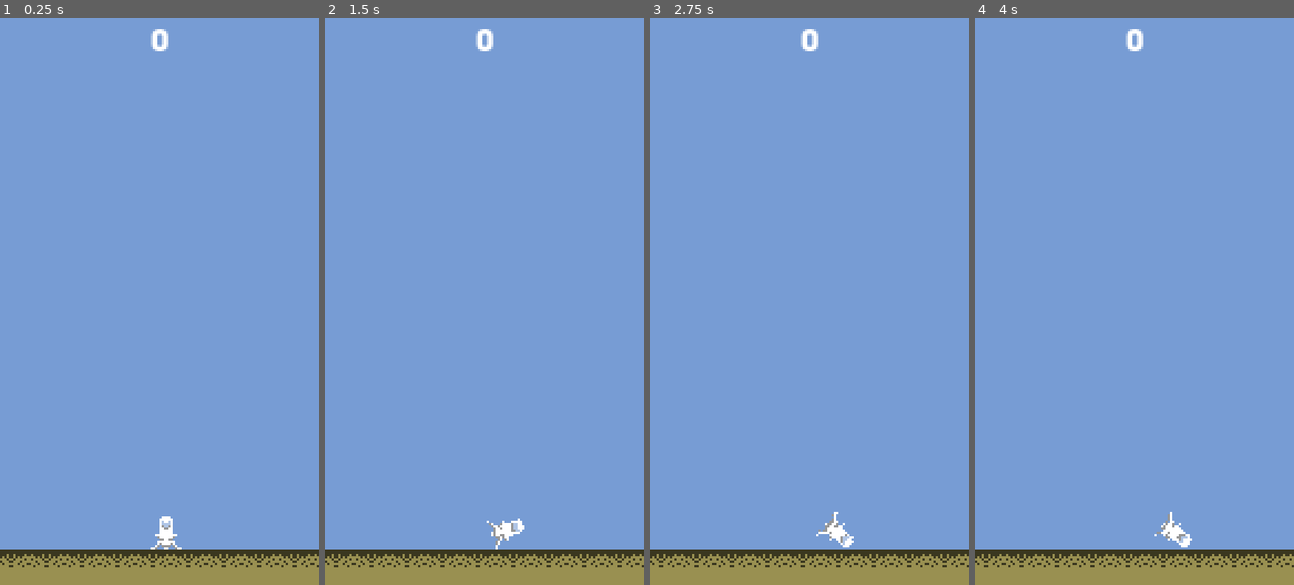
Above: before the commit, frames 1-4 (left to right).
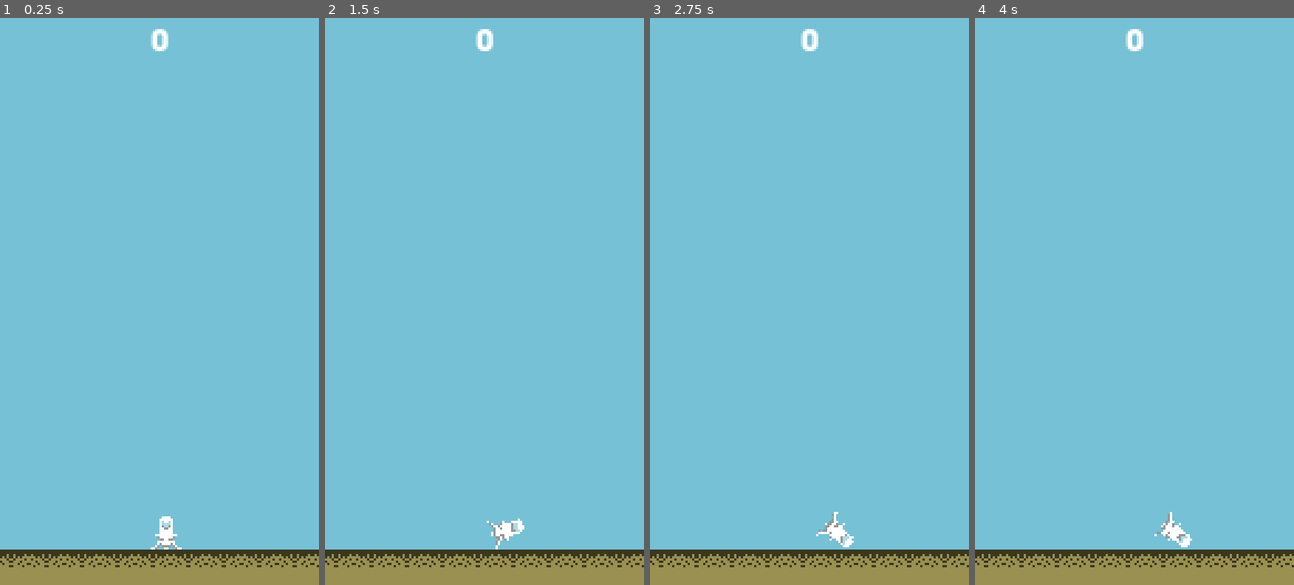
Above: after the commit, the same moments.

Repository: OddvarLookus/PlanetRush
Game: Godot game, scene res://Scenes/GameScene.tscn
Same seed, same stepped clock (60 frames per second), same inputs: the game is played once before the commit and once after it. The project has no main scene, so this scene is started directly.
Inputs:
- Up to frame 1 (0.25 s): no input
- Up to frame 2 (1.5 s): tap Enter at 0.5 s; hold D (right) 0.53-1.28 s; hold A (left) from 1.28 s (still down)
- Up to frame 3 (2.75 s): release A (left) at 2.03 s; hold D (right) from 2.03 s (still down)
- Up to frame 4 (4 s): release D (right) at 2.78 s; hold W (accelerate) 2.78-3.53 s; hold A (left) from 3.53 s (still down)

The runs differ from the first frame. In frame 1, 93% of the frame differs, in the area x 0-100%, y 0-94%; in frame 2, 93%; in frame 3, 93%; in frame 4, 93%.

Commit message:
added alien birds

Diff:
--- /dev/null
+++ b/Data/BG/BackgroundShader.shader
@@ -0,0 +1,20 @@
+shader_type canvas_item;
+render_mode blend_mix;
+
+uniform sampler2D palette;
+uniform vec2 worldPos;
+uniform float max_height;
+uniform float window_height;
+
+void fragment()
+{
+
+	float cam_height = -worldPos.y - 256.0/2.0;
+	//vec4 col = vec4(cam_height / 1000.0, 0, 0, 1);
+
+	float normalized_height = cam_height / max_height;
+	float uv_window = (1.0 - UV.y) * (1.0 / 16.0) * window_height;
+	vec4 real_col = texture(palette, vec2(((1.0/16.0) * normalized_height) + (1.0/32.0) + uv_window,0.5));
+
+	COLOR = real_col;
+}
--- a/Data/Hazards/HazardsSpawner.gd
+++ b/Data/Hazards/HazardsSpawner.gd
@@ -1,7 +1,7 @@
 extends Node
 class_name HazardSpawner
 
-export (PackedScene) var asteroid
+export (PackedScene) var hazard_to_spawn
 export (NodePath) var player_path
 export (float, 256, 1000) var max_vertical_spawn_dist
 
@@ -24,20 +24,21 @@
 func start_spawning():
 	spawn_timer.start()
 
-
-	pass
-
 func stop_spawning():
 
 	pass
 
+func spawn():
+	randomize()
+	var hazard : Hazard = hazard_to_spawn.instance()
+	hazard.set_player_ref(player)
+	hazard_container.add_child(hazard)
+	hazard.start()
+	#hazard.position = Vector2(rand_range(0,144), player.position.y - rand_range(260, max_vertical_spawn_dist))
+
 
 
 func _on_spawn_timer_timeout() -> void:
-	randomize()
-	var hazard : Hazard = asteroid.instance()
-	hazard.set_player_ref(player)
-	hazard_container.add_child(hazard)
-	hazard.position = Vector2(rand_range(0,144), player.position.y - rand_range(260, max_vertical_spawn_dist))
+	spawn()
 
-	pass # Replace with function body.
+	pass
--- /dev/null
+++ b/Data/Hazards/alienbird/alien_bird.gd
@@ -0,0 +1,88 @@
+extends Hazard
+class_name AlienBird
+
+export (float) var min_horizontal_speed
+export (float) var max_horizontal_speed
+export (float) var velocity_trajectory_error
+export (float) var min_flap_power
+export (float) var max_flap_power
+export (float) var flap_interval
+
+onready var bird_sprite := $Sprite
+onready var anim := $AnimationPlayer
+
+var flap_timer : Timer
+
+func _custom_ready():
+	._custom_ready()
+
+	pass
+
+
+func start():
+	.start()
+	randomize()
+
+	if(spawn_mode == SpawnModes.LATERAL):
+		#start the velocity of the bird
+		var err_rad : float = deg2rad(rand_range(-velocity_trajectory_error, velocity_trajectory_error))
+		var init_horizontal_speed : float = rand_range(min_horizontal_speed, max_horizontal_speed)
+		var desired_vel : Vector2
+
+		if(position.x < 72):
+			desired_vel = Vector2(1,0) * init_horizontal_speed
+			desired_vel = desired_vel.rotated(err_rad)
+		elif(position.x >= 72):
+			desired_vel = Vector2(-1,0) * init_horizontal_speed
+			desired_vel = desired_vel.rotated(err_rad)
+
+		apply_central_impulse(desired_vel)
+
+		#initialize the flap timer
+		flap_timer = Timer.new()
+		flap_timer.one_shot = true
+		flap_timer.wait_time = flap_interval
+		flap_timer.start()
+
+
+	pass
+
+func _custom_physics_process(delta : float) -> void:
+	._custom_physics_process(delta)
+	check_flap()
+
+func check_flap():
+	if(linear_velocity.y > 5):
+		if(flap_timer.time_left <= 0.0):
+			flap()
+
+func flap():
+	flap_timer.start()
+	anim.play("alienbird flap")
+
+
+	pass
+
+func rotate_to_velocity(state : Physics2DDirectBodyState):
+	if(rotation_follows_velocity):
+
+		if(spawn_mode == SpawnModes.LATERAL):
+
+			if(abs(state.linear_velocity.x) > 6.0):
+
+				if(state.linear_velocity.x >= 0):
+					if(bird_sprite.flip_h):
+						bird_sprite.flip_h = false
+
+					var rot : float = state.linear_velocity.angle()
+					var real_rot : float = lerp(rotation, rot, 0.4)
+					state.transform = Transform2D(rot, global_position)
+
+				elif(state.linear_velocity.x < 0):
+					if(!bird_sprite.flip_h):
+						bird_sprite.flip_h = true
+
+					var rot : float = state.linear_velocity.angle()
+					rot -= PI
+					var real_rot : float = lerp(rotation, rot, 0.4)
+					state.transform = Transform2D(rot, global_position)
--- /dev/null
+++ b/Data/Hazards/alienbird/alien_bird.tscn
@@ -0,0 +1,53 @@
+[gd_scene load_steps=6 format=2]
+
+[ext_resource path="res://Data/Hazards/alienbird/alien_bird.gd" type="Script" id=1]
+[ext_resource path="res://Data/Hazards/alienbird/AlienBird fr1.png" type="Texture" id=2]
+[ext_resource path="res://Data/Hazards/alienbird/AlienBird fr2.png" type="Texture" id=3]
+
+[sub_resource type="RectangleShape2D" id=1]
+extents = Vector2( 7, 2 )
+
+[sub_resource type="Animation" id=2]
+resource_name = "alienbird flap"
+length = 0.333333
+step = 0.0166667
+tracks/0/type = "value"
+tracks/0/path = NodePath("Sprite:texture")
+tracks/0/interp = 1
+tracks/0/loop_wrap = true
+tracks/0/imported = false
+tracks/0/enabled = true
+tracks/0/keys = {
+"times": PoolRealArray( 0, 0.0666667, 0.333333 ),
+"transitions": PoolRealArray( 1, 1, 1 ),
+"update": 1,
+"values": [ ExtResource( 2 ), ExtResource( 3 ), ExtResource( 2 ) ]
+}
+
+[node name="alien_bird" type="RigidBody2D"]
+position = Vector2( 30, 11 )
+mass = 0.3
+gravity_scale = 0.2
+script = ExtResource( 1 )
+shatter_on_impact = true
+damage = 1
+fade_type = 1
+fade_time = 1.0
+min_height = -30.0
+max_height = 145.0
+min_distance = 80.0
+max_distance = 160.0
+rotation_follows_velocity = true
+min_horizontal_speed = 30.0
+max_horizontal_speed = 100.0
+velocity_trajectory_error = 27.0
+
+[node name="CollisionShape2D" type="CollisionShape2D" parent="."]
+position = Vector2( 0, 2 )
+shape = SubResource( 1 )
+
+[node name="Sprite" type="Sprite" parent="."]
+texture = ExtResource( 2 )
+
+[node name="AnimationPlayer" type="AnimationPlayer" parent="."]
+"anims/alienbird flap" = SubResource( 2 )
--- a/Data/Hazards/asteroid.tscn
+++ b/Data/Hazards/asteroid.tscn
@@ -27,6 +27,9 @@
 fade_type = 1
 time_before_fade = 5.0
 fade_time = 0.6
+spawn_mode = 1
+min_height = 160.0
+max_height = 350.0
 
 [node name="CollisionShape2D" type="CollisionShape2D" parent="."]
 shape = SubResource( 2 )
--- a/Data/Hazards/hazard.gd
+++ b/Data/Hazards/hazard.gd
@@ -13,10 +13,26 @@
 export(float, 0.1, 100) var time_before_fade
 export(float, 0.001, 5) var fade_time
 
+#VARIABLES FOR SPAWN------------------------------------------------------------
+enum SpawnModes{LATERAL = 0, TOP = 1, BOTTOM = 2, OMNIDIRECTIONAL = 3}
+export (SpawnModes) var spawn_mode
+export (float) var min_height
+export (float) var max_height
+export (float) var min_distance
+export (float) var max_distance
+#-------------------------------------------------------------------------------
+export (bool) var rotation_follows_velocity
+
+
 var player : Player
 var prev_velocity : Vector2
 
 func _ready() -> void:
+	_custom_ready()
+
+	pass
+
+func _custom_ready():
 	self.connect("body_entered", self, "on_rb_collision")
 
 	if(fade_type == FadeTypes.TIME):
@@ -29,15 +45,16 @@
 		timer.connect("timeout", self, "fade")
 
 
-	pass
 
 func _physics_process(delta: float) -> void:
+	_custom_physics_process(delta)
+
+func _custom_physics_process(delta: float) -> void:
 	prev_velocity = linear_velocity
 
-
 func set_player_ref(plr : Player):
+	player = plr
 	if(fade_type == FadeTypes.DISTANCE):
-		player = plr
 		var destroy_timer : Timer = Timer.new()
 		add_child(destroy_timer)
 		destroy_timer.wait_time = time_before_fade
@@ -46,7 +63,47 @@
 
 	pass
 
+func start():
+	randomize()
+	match spawn_mode:
+		SpawnModes.LATERAL:
+			var spawn_left : bool = rand_range(0.0,1.0) > 0.5
 
+			var pos_x : float = rand_range(min_distance, max_distance)
+			var pos_y : float = rand_range(player.global_position.y - min_height, player.global_position.y - max_height)
+
+			if(spawn_left):
+				global_position = Vector2(72.0 - pos_x, pos_y)
+				pass
+			elif(!spawn_left):
+				global_position = Vector2(72.0 + pos_x, pos_y)
+				pass
+
+			pass
+		SpawnModes.TOP:
+			var pos_x : float = rand_range(0.0, 144.0)
+			var pos_y : float = rand_range(player.global_position.y - min_height, player.global_position.y - max_height)
+			global_position = Vector2(pos_x, pos_y)
+
+			pass
+		SpawnModes.BOTTOM:
+			var pos_x : float = rand_range(0.0, 144.0)
+			var pos_y : float = rand_range(player.global_position.y + max_height, player.global_position.y + min_height)
+			global_position = Vector2(pos_x, pos_y)
+
+			pass
+		SpawnModes.OMNIDIRECTIONAL:
+			var dist : float = rand_range(min_distance, max_distance)
+			var base_vec : Vector2 = Vector2(rand_range(-1,1), rand_range(-1,1))
+			base_vec = base_vec.normalized()
+			base_vec *= dist
+			global_position = player.global_position + base_vec
+
+			pass
+
+	pass
+
+#generic implementation for shattering. can be overridden
 func shatter():
 	randomize()
 	for i in range(number_of_fragments + rand_range(0,3)):
@@ -108,3 +165,16 @@
 					shatter()
 
 	pass
+
+func _integrate_forces(state: Physics2DDirectBodyState) -> void:
+	rotate_to_velocity(state)
+
+	pass
+
+#basic implementation for rotating to velocity. code can be changed by override
+func rotate_to_velocity(state: Physics2DDirectBodyState):
+	if(rotation_follows_velocity):
+		var rot := state.linear_velocity.angle()
+		state.transform = Transform2D(rot, global_position)
+
+	pass
--- a/Scenes/GameScene.tscn
+++ b/Scenes/GameScene.tscn
@@ -5,7 +5,7 @@
 [ext_resource path="res://Data/Gamemanager/Gamemanager.gd" type="Script" id=3]
 [ext_resource path="res://Data/Player/player.gd" type="Script" id=4]
 [ext_resource path="res://Data/Hazards/HazardsSpawner.gd" type="Script" id=5]
-[ext_resource path="res://Data/Hazards/asteroid.tscn" type="PackedScene" id=6]
+[ext_resource path="res://Data/Hazards/alienbird/alien_bird.tscn" type="PackedScene" id=6]
 [ext_resource path="res://Data/fonts/Uni Sans Heavy.otf" type="DynamicFontData" id=7]
 [ext_resource path="res://Data/Player/PArticle.png" type="Texture" id=8]
 [ext_resource path="res://Data/fonts/Text mat 1.tres" type="Material" id=9]
@@ -14,6 +14,7 @@
 [ext_resource path="res://Data/BG/BG.gd" type="Script" id=12]
 [ext_resource path="res://Data/BG/Camera.gd" type="Script" id=13]
 [ext_resource path="res://Data/BG/palette_sky.png" type="Texture" id=14]
+[ext_resource path="res://Data/BG/BackgroundShader.shader" type="Shader" id=15]
 
 [sub_resource type="DynamicFont" id=1]
 size = 14
@@ -23,60 +24,37 @@
 [sub_resource type="DynamicFont" id=2]
 font_data = ExtResource( 7 )
 
-[sub_resource type="Shader" id=3]
-code = "shader_type canvas_item;
-render_mode blend_mix;
-
-uniform sampler2D palette;
-uniform vec2 worldPos;
-uniform float max_height;
-uniform float window_height;
-
-void fragment()
-{
-
-	float cam_height = -worldPos.y - 256.0/2.0;
-	//vec4 col = vec4(cam_height / 1000.0, 0, 0, 1);
-
-	float normalized_height = cam_height / max_height;
-	float uv_window = (1.0 - UV.y) * (1.0 / 16.0) * window_height;
-	vec4 real_col = texture(palette, vec2(((1.0/16.0) * normalized_height) + (1.0/32.0) + uv_window,0.5));
-
-	COLOR = real_col;
-}
-"
-
-[sub_resource type="ShaderMaterial" id=4]
-shader = SubResource( 3 )
+[sub_resource type="ShaderMaterial" id=3]
+shader = ExtResource( 15 )
 shader_param/worldPos = null
 shader_param/max_height = 300.0
 shader_param/window_height = 0.2
 shader_param/palette = ExtResource( 14 )
 
-[sub_resource type="PhysicsMaterial" id=5]
+[sub_resource type="PhysicsMaterial" id=4]
 friction = 0.2
 bounce = 0.1
 absorbent = true
 
-[sub_resource type="RectangleShape2D" id=6]
+[sub_resource type="RectangleShape2D" id=5]
 extents = Vector2( 4, 7 )
 
-[sub_resource type="RectangleShape2D" id=7]
+[sub_resource type="RectangleShape2D" id=6]
 extents = Vector2( 7, 1 )
 
-[sub_resource type="Curve" id=8]
+[sub_resource type="Curve" id=7]
 max_value = 1000.0
 _data = [ Vector2( 0, 0 ), 0.0, 0.0, 0, 0, Vector2( 1, 629.545 ), 0.0, 0.0, 0, 0 ]
 
-[sub_resource type="Curve" id=9]
+[sub_resource type="Curve" id=8]
 max_value = 3.0
 _data = [ Vector2( 0, 0.25 ), 0.0, 0.0, 0, 0, Vector2( 0.753521, 1.35 ), 0.0, 0.0, 0, 1, Vector2( 1, 1.35 ), 0.0, 0.0, 1, 0 ]
 
-[sub_resource type="Gradient" id=10]
+[sub_resource type="Gradient" id=9]
 offsets = PoolRealArray( 0, 0.602978, 1 )
 colors = PoolColorArray( 1, 1, 1, 1, 1, 1, 1, 0.156863, 1, 1, 1, 0 )
 
-[sub_resource type="RectangleShape2D" id=11]
+[sub_resource type="RectangleShape2D" id=10]
 extents = Vector2( 137, 8 )
 
 [node name="GameScene" type="Node"]
@@ -88,7 +66,7 @@
 
 [node name="HazardsSpawner" type="Node" parent="."]
 script = ExtResource( 5 )
-asteroid = ExtResource( 6 )
+hazard_to_spawn = ExtResource( 6 )
 player_path = NodePath("../Player")
 max_vertical_spawn_dist = 600.0
 
@@ -147,7 +125,7 @@
 player_path = NodePath("../Player")
 
 [node name="BG" type="Sprite" parent="Camera2D"]
-material = SubResource( 4 )
+material = SubResource( 3 )
 scale = Vector2( 144, 256 )
 z_index = -1
 texture = ExtResource( 11 )
@@ -168,17 +146,17 @@
 script = ExtResource( 4 )
 acceleration = 180.0
 rotation_speed = 1200.0
-health = 999999999
+health = 3
 max_speed = 100.0
 game_manager_path = NodePath("../GameManager")
 
 [node name="CollisionShape2D" type="CollisionShape2D" parent="Player"]
 position = Vector2( 0, 1 )
-shape = SubResource( 6 )
+shape = SubResource( 5 )
 
 [node name="CollisionShape2D2" type="CollisionShape2D" parent="Player"]
 position = Vector2( 0, 7 )
-shape = SubResource( 7 )
+shape = SubResource( 6 )
 
 [node name="Sprite" type="Sprite" parent="Player"]
 texture = ExtResource( 1 )
--- a/project.godot
+++ b/project.godot
@@ -9,6 +9,11 @@
 config_version=4
 
 _global_script_classes=[ {
+"base": "Hazard",
+"class": "AlienBird",
+"language": "GDScript",
+"path": "res://Data/Hazards/alienbird/alien_bird.gd"
+}, {
 "base": "Node",
 "class": "GameManager",
 "language": "GDScript",
@@ -30,6 +35,7 @@
 "path": "res://Data/Player/player.gd"
 } ]
 _global_script_class_icons={
+"AlienBird": "",
 "GameManager": "",
 "Hazard": "",
 "HazardSpawner": "",
Binary file changed: Data/BG/palette_sky.png
Binary file added: Data/Hazards/alienbird/AlienBird fr1.png
Not shown, added: Data/Hazards/alienbird/AlienBird fr1.png.import
Binary file added: Data/Hazards/alienbird/AlienBird fr2.png
Not shown, added: Data/Hazards/alienbird/AlienBird fr2.png.import
Not shown: 3 places in Scenes/GameScene.tscn that only renumber resources
